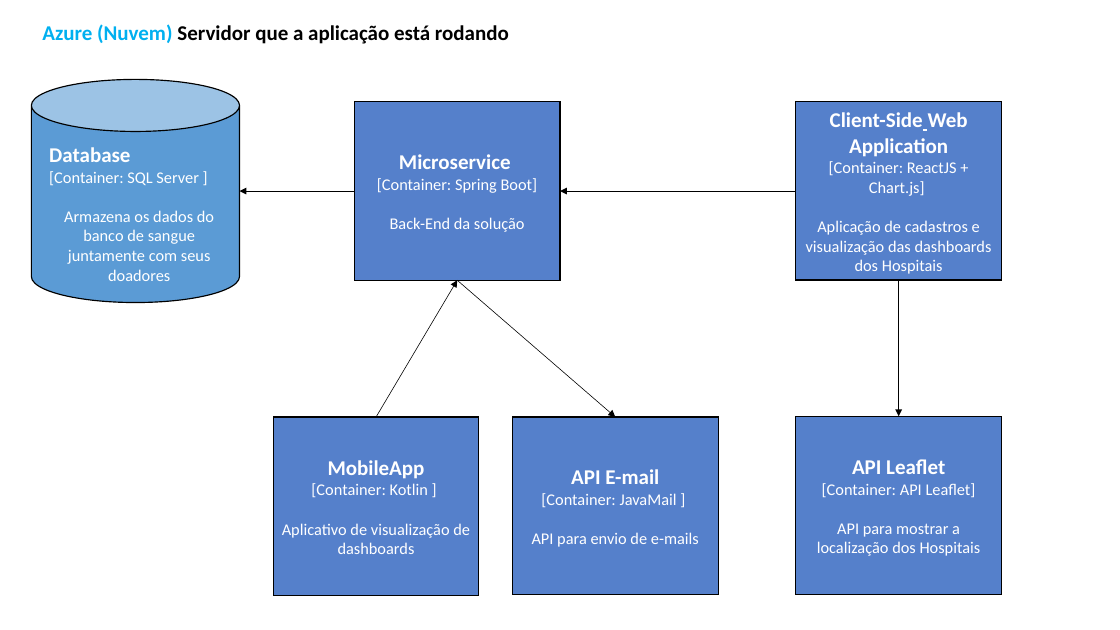
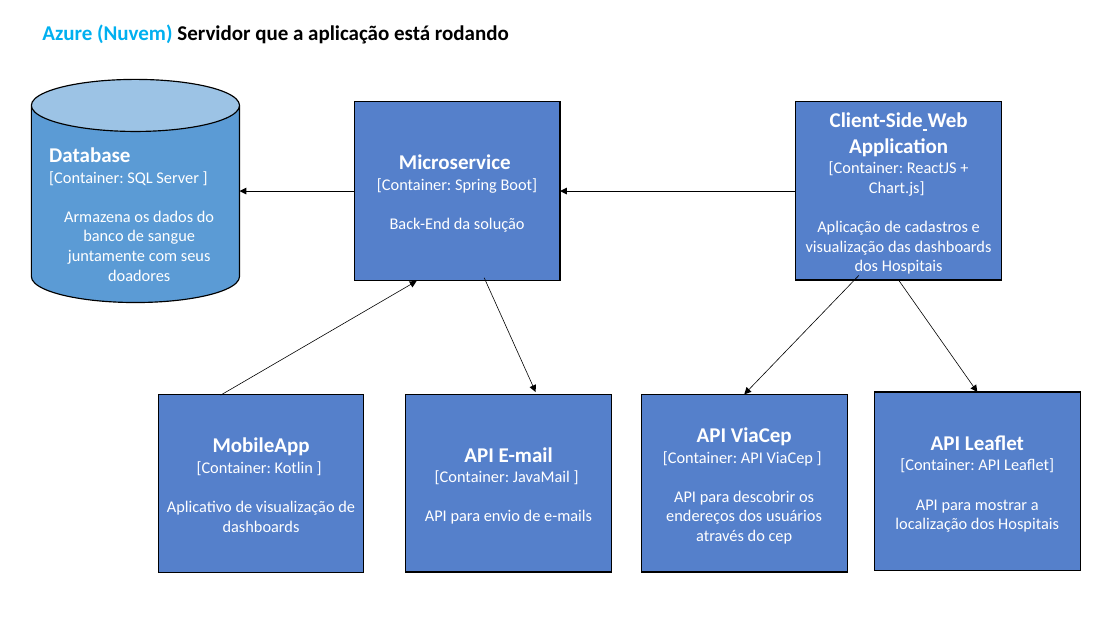
Before and after one commit to BandTec/Blood4Life, a slide deck: slide 1 of Blood4Life/Sprint-3/Diagramas/Diagrama-de-ArquiteturaV3.pptx. Drawn at 1120x630 pixels with LibreOffice and Linux fonts; fonts in the diff are those of the drawing. Boxes give left, top, right and bottom in pixels: in the first picture for what was removed or moved away, otherwise in the second. Text is boxed around its words. In the diff, an @@ line names an element or a change of style, - is before the commit and + after.

```diff
--- a/Blood4Life/Sprint-3/Diagramas/Diagrama-de-ArquiteturaV3.pptx
+++ b/Blood4Life/Sprint-3/Diagramas/Diagrama-de-ArquiteturaV3.pptx
@@ arrow moved from (376, 417) - (457, 281) to (221, 395) - (417, 281) @@
@@ arrow moved from (457, 281) - (616, 417) to (484, 278) - (536, 392) @@
@@ arrow added from (859, 276) to (744, 395), #000000 0.5 pt @@
@@ arrow moved from (899, 281) - (899, 417) to (899, 281) - (978, 392) @@
@@ rectangle "MobileApp": place and size @@
-rectangle "MobileApp" at box(273, 417, 479, 595)
+rectangle "MobileApp" at box(159, 395, 365, 573)
@@ rectangle "API E-mail": place and size @@
-rectangle "API E-mail" at box(513, 417, 718, 594)
+rectangle "API E-mail" at box(406, 395, 612, 572)
@@ rectangle added at box(641, 395, 847, 572), fill #5580CB, outline #000000 1 pt, 14 pt, text #FFFFFF @@
+API ViaCep
+[Container: API ViaCep ]
+API para descobrir os endereços dos usuários através do cep
@@ rectangle "API Leaflet": place and size @@
-rectangle "API Leaflet" at box(796, 417, 1002, 595)
+rectangle "API Leaflet" at box(875, 392, 1081, 571)
```
Also in this commit, not shown: 3 other files.
